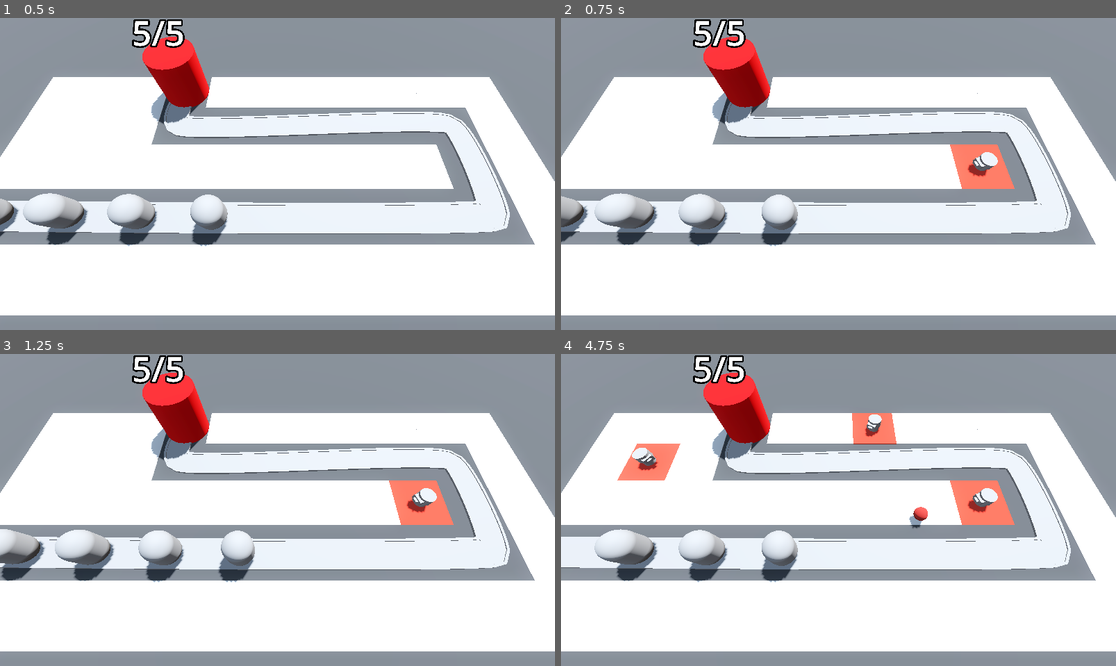
Above: before the commit, frames 1-4 (two rows, left to right).
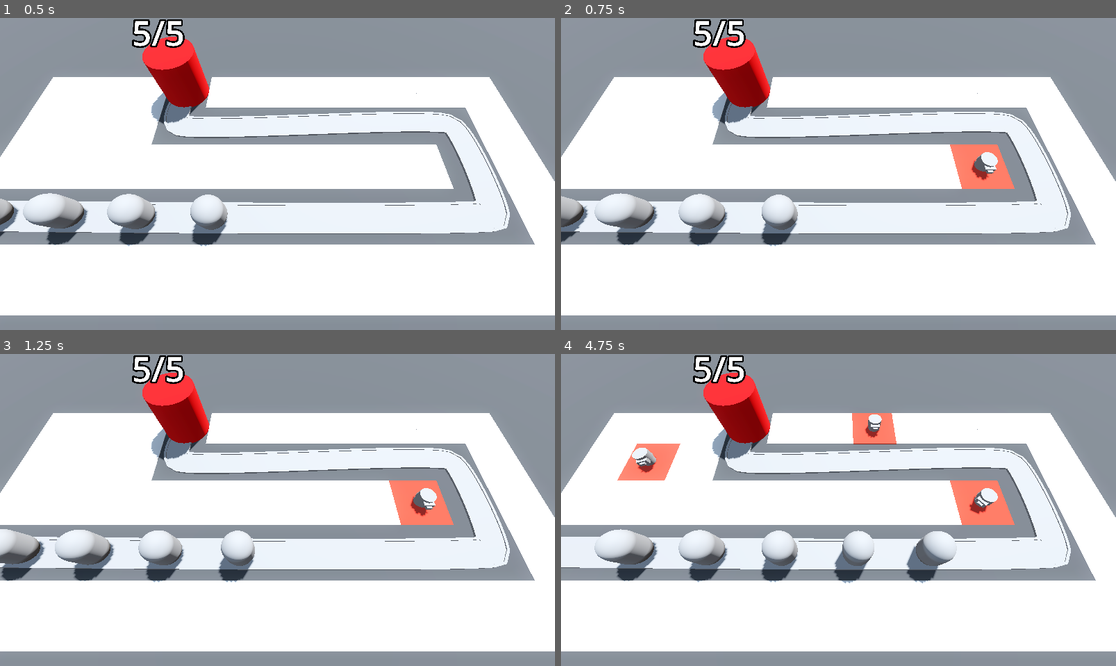
Above: after the commit, the same moments.

Repository: beltranbot/barbarian-blaster
Game: Godot game, scene res://BaseLevel.tscn
Two runs of this game, one before a commit and one after it. Both use one fixed random seed, a clock stepped at 60 frames per second and the inputs below.
Inputs (mouse positions are in pixels of both pictures, inside the frame that each line leads up to):
- Up to frame 1 (0.5 s): no input
- Up to frame 2 (0.75 s): move the mouse to (960, 158) at 0.52 s; press the mouse at (960, 158) at 0.53 s
- Up to frame 3 (1.25 s): no input
- Up to frame 4 (4.75 s): move the mouse to (727, 525) at 1.27 s; release the mouse at (727, 525) at 1.28 s; click (727, 525) at 1.35 s; move the mouse to (894, 441) at 2.02 s; press the mouse at (894, 441) at 2.03 s; move the mouse to (810, 572) at 2.77 s; release the mouse at (810, 572) at 2.78 s; click (810, 572) at 2.85 s; move the mouse to (1005, 556) at 3.52 s; press the mouse at (1005, 556) at 3.53 s; move the mouse to (672, 463) at 4.27 s; release the mouse at (672, 463) at 4.28 s; click (672, 463) at 4.35 s

Frame 1 is identical in both runs. In frame 2, 0.1% of the frame differs, in the area x 73-79%, y 44-53%; in frame 3, 0.1%; in frame 4, 1.8%, in the area x 13-78%, y 21-74%.

Commit message:
3.20 for loops and targeting

Diff:
--- a/Turret/turret.gd
+++ b/Turret/turret.gd
@@ -1,17 +1,33 @@
 extends Node3D
 
 @export var projectile: PackedScene
+@export var turret_range := 10.0
 
 var enemy_path: Path3D
+var target: PathFollow3D
 
 @onready var turret_top: MeshInstance3D = $TurretBase/TurretTop
 
 func _physics_process(_delta: float) -> void:
-	var enemy = enemy_path.get_children().back()
-	look_at(enemy.global_position, Vector3.UP, true)
+	target = find_best_target()
+	if target:
+		look_at(target.global_position, Vector3.UP, true)
 
 func _on_timer_timeout() -> void:
-	var shot = projectile.instantiate()
-	add_child(shot)
-	shot.global_position = turret_top.global_position
-	shot.direction = global_transform.basis.z
+	if target:
+		var shot = projectile.instantiate()
+		add_child(shot)
+		shot.global_position = turret_top.global_position
+		shot.direction = global_transform.basis.z
+
+func find_best_target() -> PathFollow3D:
+	var best_target = null
+	var best_progress = 0
+	for enemy in enemy_path.get_children():
+		if enemy is PathFollow3D:
+			if enemy.progress > best_progress:
+				var distance := global_position.distance_to(enemy.global_position)
+				if distance < turret_range:
+					best_target = enemy
+					best_progress = enemy.progress
+	return best_target
